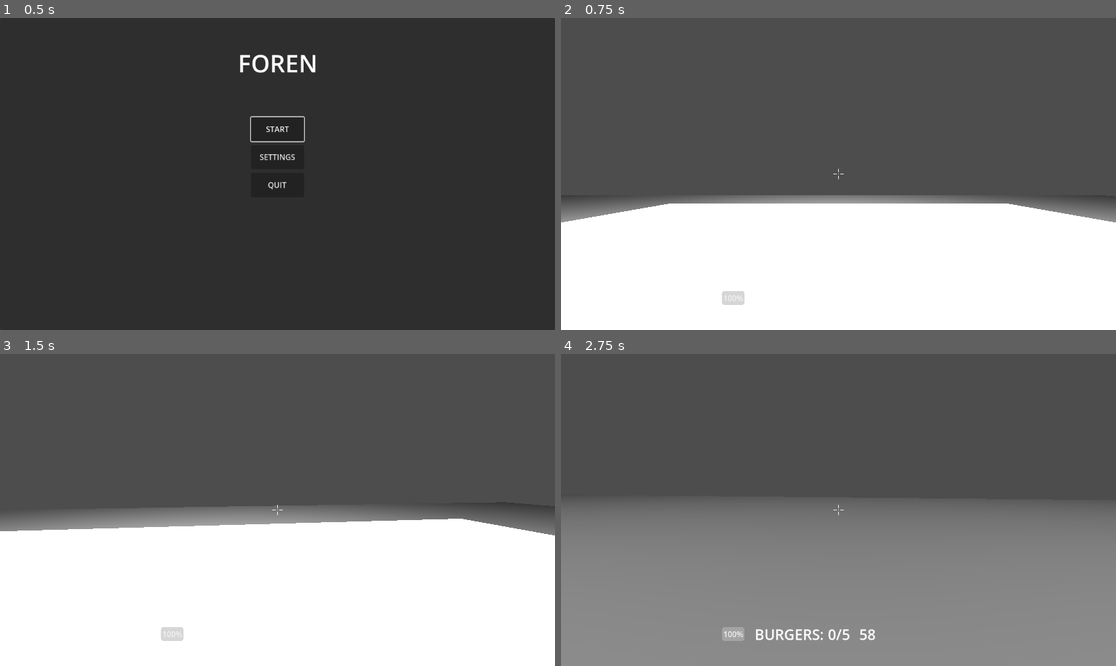
Above: before the commit, frames 1-4 (two rows, left to right).
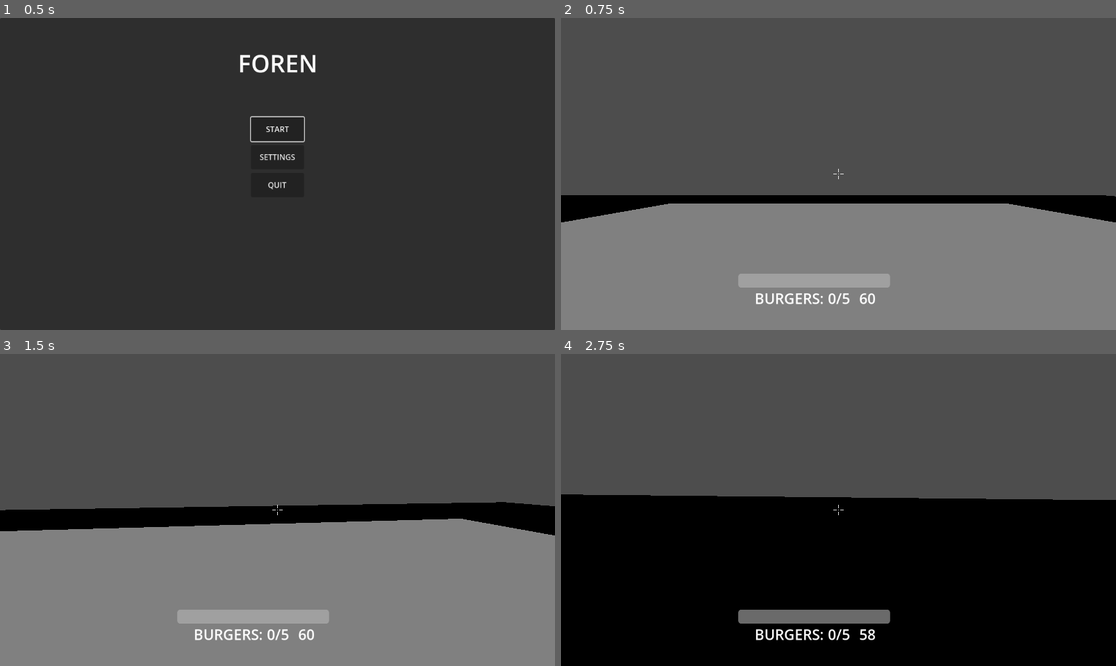
Above: after the commit, the same moments.

Repository: Gablinski/Foren
Game: Godot game, scene res://main_menu.tscn
Same seed, same stepped clock (60 frames per second), same inputs: the game is played once before the commit and once after it. The project has no main scene, so this scene is started directly.
Inputs (mouse positions are in pixels of both pictures, inside the frame that each line leads up to):
- Up to frame 1 (0.5 s): no input
- Up to frame 2 (0.75 s): click "START" at 0.5 s
- Up to frame 3 (1.5 s): tap Enter at 1.25 s; move the mouse to (305, 510) at 1.27 s; hold W (move_forward) from 1.28 s (still down); tap Q (dash) at 1.35 s
- Up to frame 4 (2.75 s): keep holding W (move_forward); tap Space (jump) at 1.52, 2.27 s; move the mouse to (810, 510) at 2.02 s; tap Q (dash) at 2.1 s

Frame 1 is identical in both runs. In frame 2, 43% of the frame differs, in the area x 0-100%, y 56-100%; in frame 3, 51%; in frame 4, 54%, in the area x 0-100%, y 44-100%.

Commit message:
burger pickup fixed + ui update

Diff:
--- a/burger_pickup.gd
+++ b/burger_pickup.gd
@@ -1,83 +1,52 @@
 extends Area3D
-
 # ─────────────────────────────────────────────
 #  CONFIGURATION
 # ─────────────────────────────────────────────
-
-## Unique ID for this burger — used by the level manager to know which
-## doors/sections to unlock. Set this in the Inspector per-instance.
-@export var burger_id : String = "burger_01"
-
-## Label shown in the UI when the player picks this up (optional)
+@export var burger_id    : String = "burger_01"
 @export var display_name : String = "Burger"
-
-## If true, the pickup floats and rotates (visual polish)
-@export var animate : bool = true
-
-@export var float_speed  : float = 1.5
-@export var float_height : float = 0.15
-@export var spin_speed   : float = 90.0   # degrees per second
+@export var animate      : bool   = true
+@export var float_speed  : float  = 1.5
+@export var float_height : float  = 0.15
+@export var spin_speed   : float  = 90.0
 
 # ─────────────────────────────────────────────
 #  SIGNALS
 # ─────────────────────────────────────────────
-
-## Emitted when a player walks into this pickup.
-## Connect this in your level scene to unlock doors, spawn things, etc.
 signal collected(burger_id: String)
 
 # ─────────────────────────────────────────────
 #  INTERNAL STATE
 # ─────────────────────────────────────────────
-var _base_y     : float
-var _time       : float = 0.0
-var _collected  : bool  = false
+var _base_y    : float
+var _time      : float = 0.0
+var _collected : bool  = false
 
 # ─────────────────────────────────────────────
 #  READY
 # ─────────────────────────────────────────────
 func _ready() -> void:
 	_base_y = position.y
-	# Connect the Area3D body_entered signal to our handler
 	body_entered.connect(_on_body_entered)
 
-
 # ─────────────────────────────────────────────
-#  PROCESS  (animation only)
+#  PROCESS
 # ─────────────────────────────────────────────
 func _process(delta: float) -> void:
 	if not animate or _collected:
 		return
-
 	_time += delta
-	# Float up and down
 	position.y = _base_y + sin(_time * float_speed) * float_height
-	# Spin
 	rotation_degrees.y += spin_speed * delta
-
 
 # ─────────────────────────────────────────────
 #  COLLECTION
 # ─────────────────────────────────────────────
 func _on_body_entered(body: Node3D) -> void:
-	print("body entered: ", body.name, " groups: ", body.get_groups())
-	if not body.is_in_group("player"):
+	if _collected or not body.is_in_group("player"):
 		return
-	# Only react to the player, and only once
-	if _collected:
-		return
-	if not body.is_in_group("player"):
-		return
-
 	_collected = true
-
-	# Emit the signal — your level manager listens for this
 	collected.emit(burger_id)
-
-	# Hide immediately; add your own effect here later (sound, particles etc.)
 	visible = false
 	set_deferred("monitoring", false)
-
-	# Remove from scene after a short delay so any effects can finish
 	await get_tree().create_timer(0.1).timeout
 	queue_free()
--- a/burger_pickup.tscn
+++ b/burger_pickup.tscn
@@ -1,7 +1,7 @@
 [gd_scene format=3 uid="uid://detb76mk3kscn"]
 
 [ext_resource type="Script" uid="uid://ds2miovr824b8" path="res://burger_pickup.gd" id="1_gx4nq"]
-[ext_resource type="PackedScene" uid="uid://k4fgx62uv10h" path="res://burger.glb" id="2_0duc7"]
+[ext_resource type="PackedScene" uid="uid://dqidxkxm53cqp" path="res://Burger_low-poly.glb" id="2_0duc7"]
 
 [sub_resource type="SphereShape3D" id="SphereShape3D_ejlhg"]
 radius = 0.6
@@ -13,4 +13,5 @@
 [node name="CollisionShape3D" type="CollisionShape3D" parent="." unique_id=385228794]
 shape = SubResource("SphereShape3D_ejlhg")
 
-[node name="burger2" parent="." unique_id=1566766131 instance=ExtResource("2_0duc7")]
+[node name="Burger_low-poly" parent="." unique_id=825376013 instance=ExtResource("2_0duc7")]
+transform = Transform3D(2, 0, 0, 0, 2, 0, 0, 0, 2, 0.08416176, -0.16043335, 0)
--- a/hud.gd
+++ b/hud.gd
@@ -3,6 +3,7 @@
 @onready var burger_label  : Label       = $BurgerCounter
 @onready var timer_label   : Label       = $TimerLabel
 @onready var health_bar    : ProgressBar = $HealthBar
+@onready var health_label  : Label       = $HealthLabel
 @onready var damage_flash  : ColorRect   = $DamageFlash
 
 const COLOR_NORMAL  : Color = Color(1.0, 1.0, 1.0, 1.0)
@@ -44,11 +45,9 @@
 func _on_health_changed(current: float, maximum: float) -> void:
 	health_bar.max_value = maximum
 	health_bar.value     = current
-
-	# Flash red if taking damage
+	health_label.text    = str(int(current)) + "%"
 	if current < _last_health:
 		_flash_damage()
-
 	_last_health = current
 
 
--- a/level_manager.gd
+++ b/level_manager.gd
@@ -1,6 +1,7 @@
 extends Node
 
 func _ready() -> void:
+	await get_tree().process_frame
 	var pickups := get_tree().get_nodes_in_group("burger_pickup")
 	print("Found ", pickups.size(), " burgers")
 	for pickup in pickups:
--- a/node_3d.tscn
+++ b/node_3d.tscn
@@ -53,14 +53,14 @@
 transform = Transform3D(0.19999234, -0.0016318586, 0.00062320376, 0.0016236505, 0.19997653, 0.0025926041, -0.00064428645, -0.0025874455, 0.19998215, -6.147586, 4.5428343, 47.435623)
 visible = false
 
-[node name="BurgerPickup" parent="TestingObjects" unique_id=461418647 groups=["burger_pickup"] instance=ExtResource("3_i5arm")]
-transform = Transform3D(1, 0, 0, 0, 1, 0, 0, 0, 1, 0.51779735, 1.1028306, 8.5800905)
-
-[node name="LevelManager" type="Node" parent="." unique_id=928059233]
-script = ExtResource("4_wc5p8")
+[node name="burger_pickup" parent="TestingObjects" unique_id=461418647 groups=["burger_pickup", "platform_burger_01"] instance=ExtResource("3_4arys")]
+transform = Transform3D(1, 0, 0, 0, 1, 0, 0, 0, 1, 0, 0.5247011, 8.935295)
 
 [node name="GameManager" type="Node" parent="." unique_id=1486230476 groups=["game_manager"]]
 script = ExtResource("5_i5arm")
+
+[node name="LevelManager" type="Node" parent="." unique_id=997800945]
+script = ExtResource("5_4arys")
 
 [node name="HUD" type="CanvasLayer" parent="." unique_id=2005732275]
 script = ExtResource("6_wc5p8")
@@ -96,10 +96,17 @@
 text = "TTT"
 
 [node name="HealthBar" type="ProgressBar" parent="HUD" unique_id=1928750429]
-offset_left = 334.0
-offset_top = 567.0
-offset_right = 381.0
-offset_bottom = 596.0
+offset_left = 368.0
+offset_top = 531.0
+offset_right = 683.0
+offset_bottom = 560.0
+show_percentage = false
+
+[node name="HealthLabel" type="Label" parent="HUD" unique_id=468478452]
+offset_left = 344.0
+offset_top = 574.0
+offset_right = 384.0
+offset_bottom = 597.0
 
 [node name="DamageFlash" type="ColorRect" parent="HUD" unique_id=1478104149]
 anchors_preset = 15
Binary file added: Burger_low-poly.glb
Not shown, changed: Burger_low-poly.glb.import
Binary file removed: burger.glb
Not shown: 1 places in node_3d.tscn that only renumber resources
